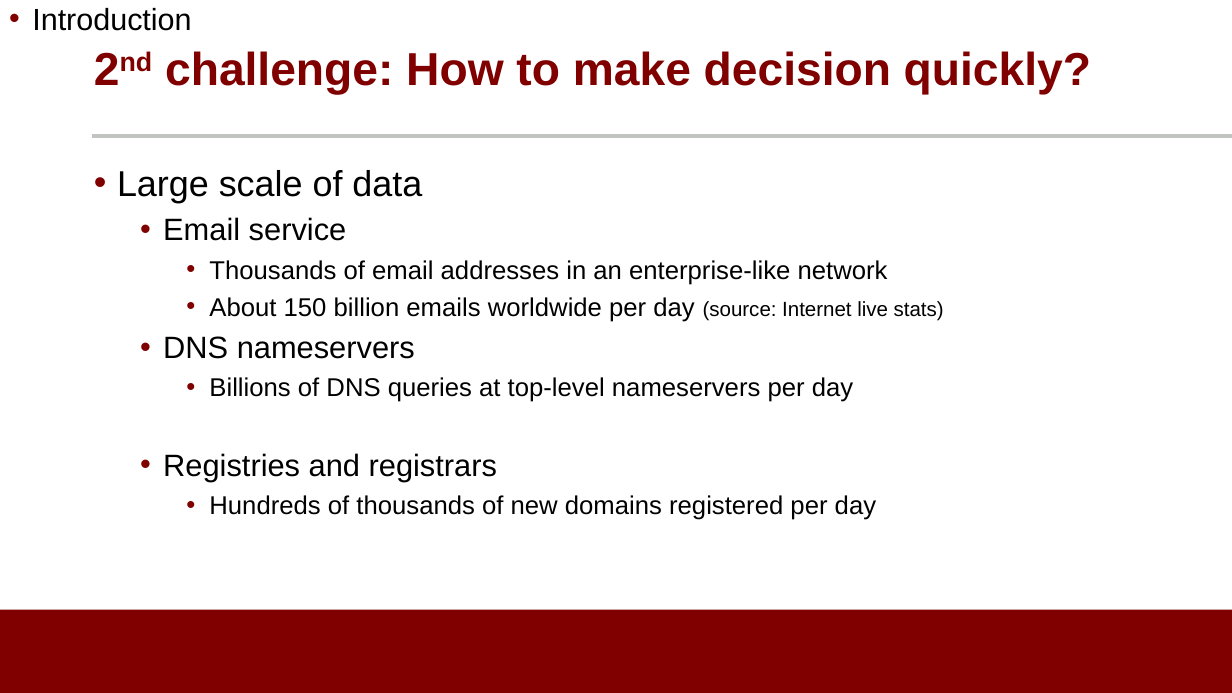
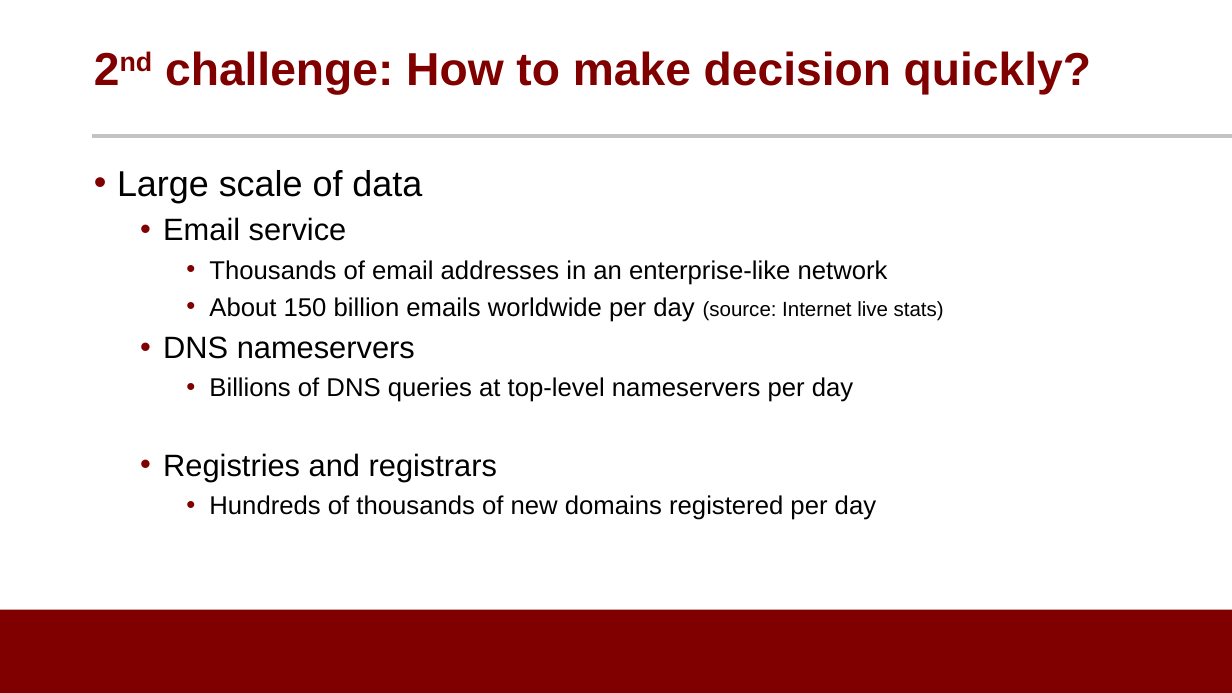
Before and after one commit to noise-lab/ML-Cybersecurity, a slide deck: slide 26 of module-3/ppt/3.2-Supervised Learning.pptx (slide 7 before the commit). Drawn at 1232x693 pixels with LibreOffice and Linux fonts; fonts in the diff are those of the drawing; background and template pictures are left out. Boxes give left, top, right and bottom in pixels: in the first picture for what was removed or moved away, otherwise in the second. Text is boxed around its words. In the diff, an @@ line names an element or a change of style, - is before the commit and + after.

```diff
--- a/module-3/ppt/3.2-Supervised Learning.pptx
+++ b/module-3/ppt/3.2-Supervised Learning.pptx
@@ text removed at bbox=[32, 8, 191, 31] @@
-• Introduction
```
Also in this commit, not shown: 3 other slides changed, 2 slides added, 1 slide removed, 5 other files.
